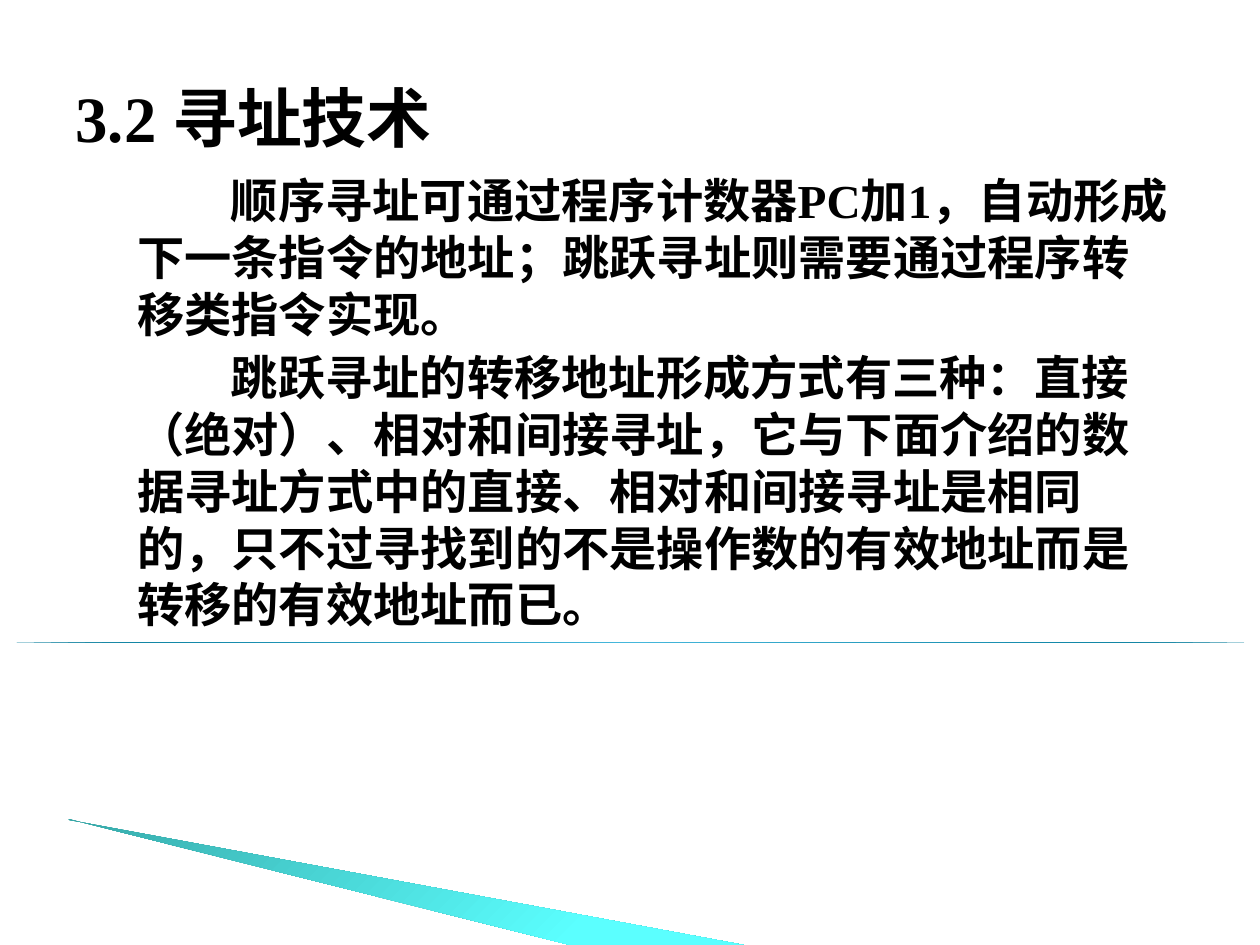
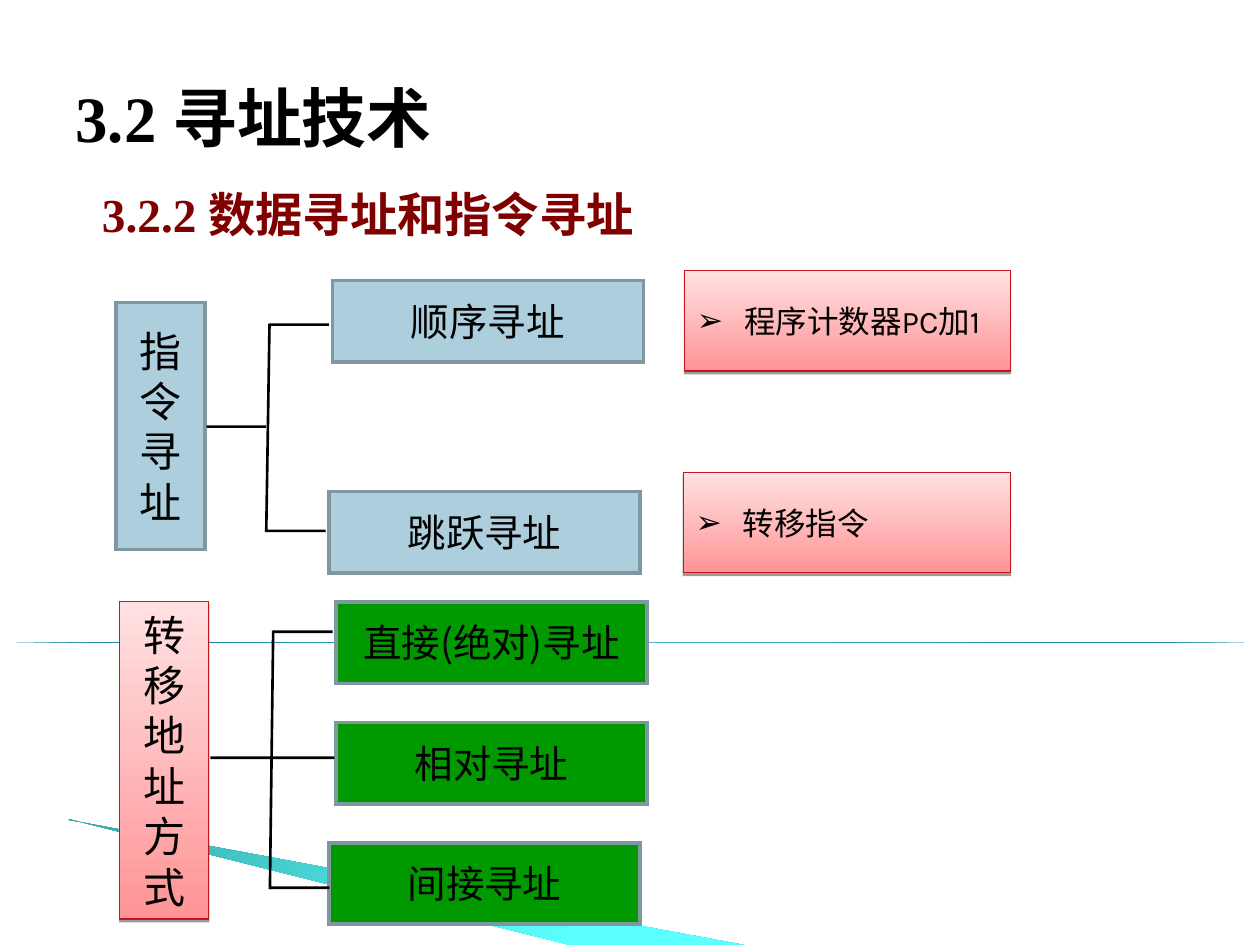
Before and after one commit to edu2act/course-computer-organization, a slide deck: slide 30 of materials/slides/chapter_3.ppt (slide 29 before the commit). Drawn at 1260x945 pixels with LibreOffice and Linux fonts; fonts in the diff are those of the drawing; background and template pictures are left out. Boxes give left, top, right and bottom in pixels: in the first picture for what was removed or moved away, otherwise in the second. Text is boxed around its words. In the diff, an @@ line names an element or a change of style, - is before the commit and + after.

Commit message:
ppt

```diff
--- a/materials/slides/chapter_3.ppt
+++ b/materials/slides/chapter_3.ppt
@@ text at [102, 191, 633, 237]: text changed; text colour #000000 to #800000 @@
-顺序寻址可通过程序计数器PC加1，自动形成下一条指令的地址；跳跃寻址则需要通过程序转移类指令实现。
-跳跃寻址的转移地址形成方式有三种：直接（绝对）、相对和间接寻址，它与下面介绍的数据寻址方式中的直接、相对和间接寻址是相同的，只不过寻找到的不是操作数的有效地址而是转移的有效地址而已。
+3.2.2 数据寻址和指令寻址
@@ rectangle added at [333, 281, 644, 363], fill #ADCEDC, outline #7E97A1 2.01 pt, 22 pt, text #000000 @@
+顺序寻址
@@ rectangle added at [684, 271, 1011, 372], fill gradient #FF9496 to #FFE1E2, outline #C5161E 0.74 pt, 18 pt, text #000000 @@
+➢ 程序计数器PC加1
@@ rectangle added at [116, 302, 205, 549], fill #ADCEDC, outline #7E97A1 2.01 pt, 24 pt, text #000000 @@
+指令寻址
@@ line added from (270, 324) to (266, 532), #000000 1.5 pt @@
@@ line added from (270, 325) to (329, 325), #000000 1.5 pt @@
@@ line added from (207, 427) to (266, 427), #000000 1.5 pt @@
@@ rectangle added at [683, 472, 1011, 573], fill gradient #FF9496 to #FFE1E2, outline #C5161E 0.74 pt, 18 pt, text #000000 @@
+➢ 转移指令
@@ rectangle added at [329, 491, 640, 573], fill #ADCEDC, outline #7E97A1 2.01 pt, 22 pt, text #000000 @@
+跳跃寻址
@@ line added from (266, 530) to (326, 530), #000000 1.5 pt @@
@@ rectangle added at [120, 602, 209, 920], fill gradient #FF9496 to #FFE1E2, outline #C5161E 0.74 pt, 24 pt, text #000000 @@
+转移地址方式
@@ rectangle added at [336, 602, 648, 684], fill #009900, outline #7E97A1 2.01 pt, 22 pt, text #000000 @@
+直接(绝对)寻址
@@ rectangle added at [336, 722, 648, 804], fill #009900, outline #7E97A1 2.01 pt, 22 pt, text #000000 @@
+相对寻址
@@ line added from (210, 757) to (272, 757), #000000 1.5 pt @@
@@ group added at [270, 631, 334, 890]: 4 lines @@
@@ rectangle added at [329, 843, 640, 925], fill #009900, outline #7E97A1 2.01 pt, 22 pt, text #000000 @@
+间接寻址
```
Also in this commit, not shown: 33 other slides changed, 7 slides added, 2 slides removed, 16 other files.
